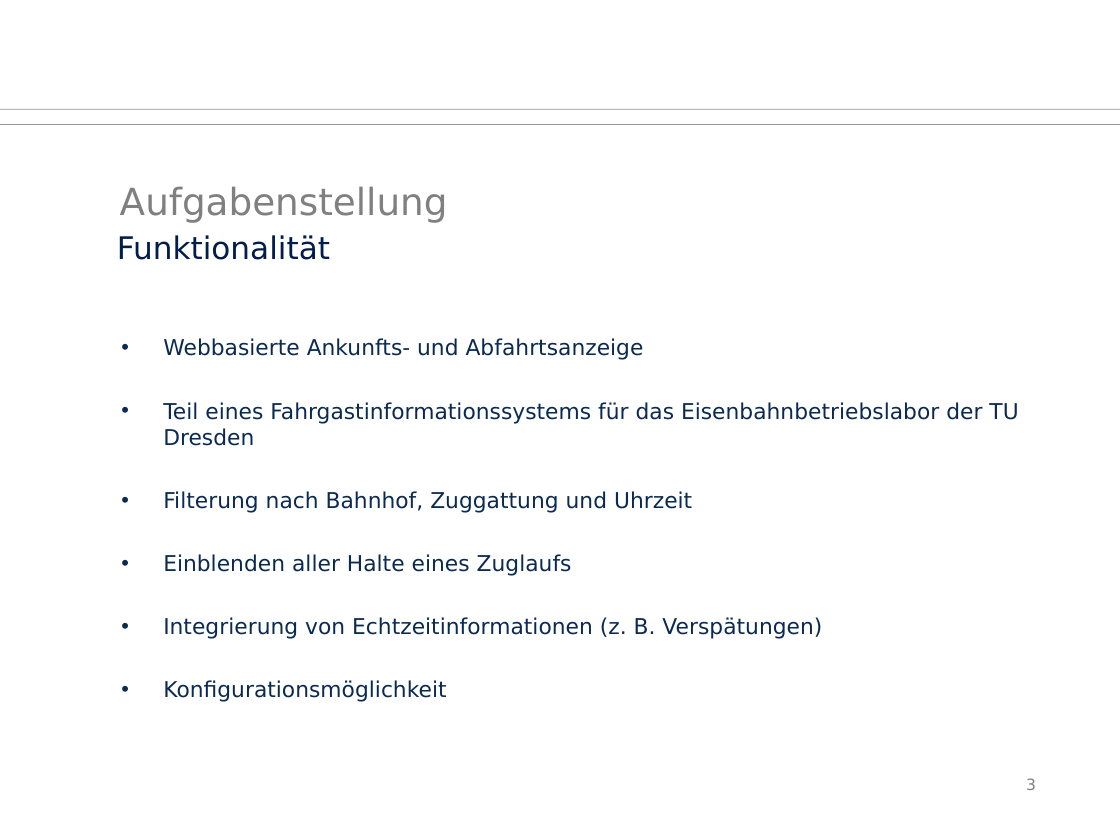
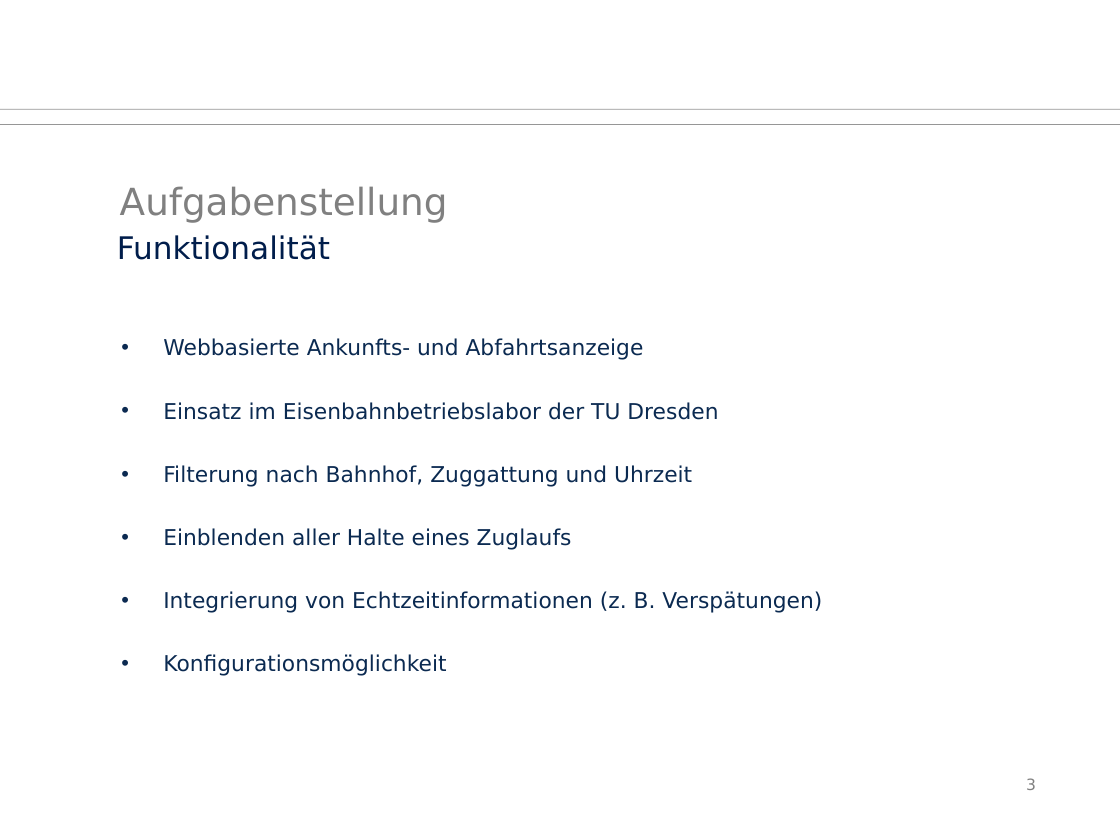
Before and after one commit to Juu98/fahrgastinformationssystem, a slide deck: slide 3 of organisation/zwischenpraesentation.odp. Drawn at 1120x840 pixels with LibreOffice and Linux fonts; fonts in the diff are those of the drawing; background and template pictures are left out. Boxes give left, top, right and bottom in pixels: in the first picture for what was removed or moved away, otherwise in the second. Text is boxed around its words. In the diff, an @@ line names an element or a change of style, - is before the commit and + after.

Commit message:
Modified presentation & added pdf

```diff
--- a/organisation/zwischenpraesentation.odp
+++ b/organisation/zwischenpraesentation.odp
@@ text at (163, 402, 718, 420): text changed @@
-• Teil eines Fahrgastinformationssystems für das Eisenbahnbetriebslabor der TU Dresden
+• Einsatz im Eisenbahnbetriebslabor der TU Dresden
```
Also in this commit, not shown: 4 other slides changed, 1 other file.
